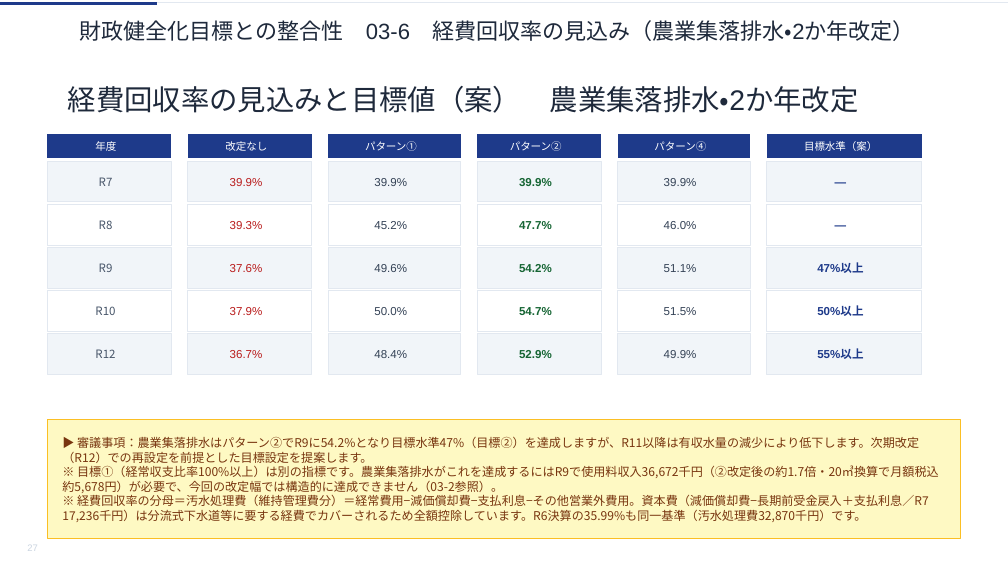
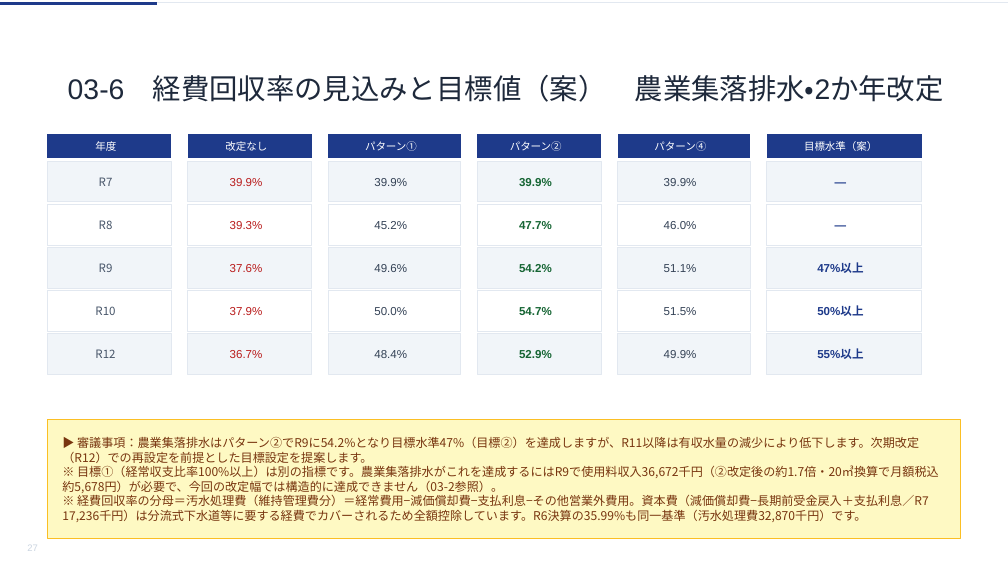
Before and after one commit to ryowakayama-gif/repository, a slide deck: slide 27 of rokko_sewage_council/output/六戸町_第2回審議会資料.pptx. Drawn at 1008x567 pixels with LibreOffice and Linux fonts; fonts in the diff are those of the drawing. Boxes give left, top, right and bottom in pixels: in the first picture for what was removed or moved away, otherwise in the second. Text is boxed around its words. In the diff, an @@ line names an element or a change of style, - is before the commit and + after.

```diff
--- a/rokko_sewage_council/output/六戸町_第2回審議会資料.pptx
+++ b/rokko_sewage_council/output/六戸町_第2回審議会資料.pptx
@@ freeform shape removed at (79, 15, 982, 47) @@
-財政健全化目標との整合性 03-6 経費回収率の見込み（農業集落排水・2か年改定）
@@ text in freeform shape at (68, 75, 944, 102): text changed @@
-経費回収率の見込みと目標値（案） 農業集落排水・2か年改定
+03-6 経費回収率の見込みと目標値（案） 農業集落排水・2か年改定
@@ freeform shape "03-6 経費回収率の見込みと目標値（案） 農業集落排水・2か年改定": place and size @@
-freeform shape "03-6 経費回収率の見込みと目標値（案） 農業集落排水・2か年改定" at (68, 70, 982, 129)
+freeform shape "03-6 経費回収率の見込みと目標値（案） 農業集落排水・2か年改定" at (68, 60, 982, 118)
```
Also in this commit, not shown: 30 other slides changed, 3 other files.
